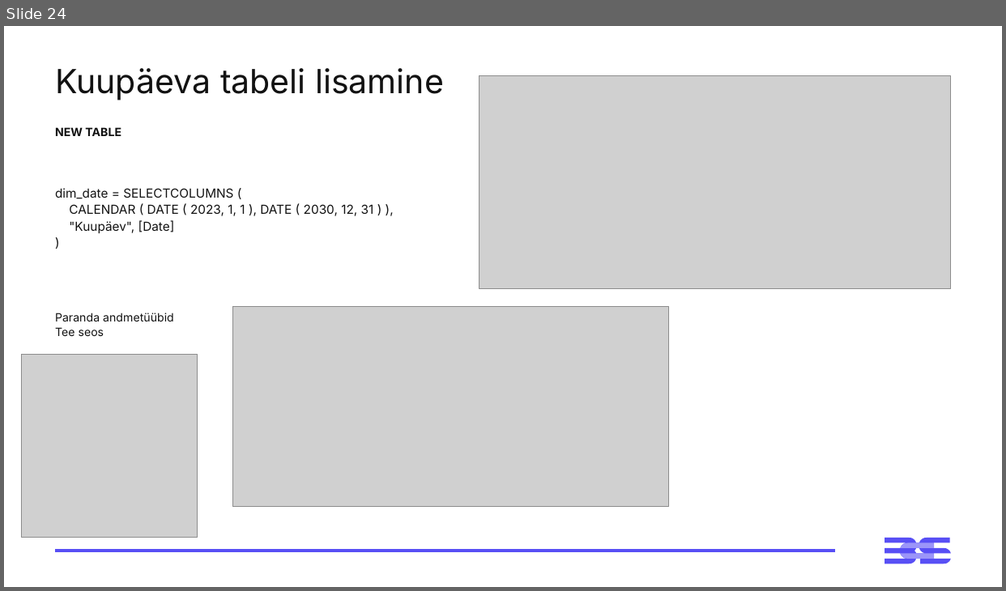
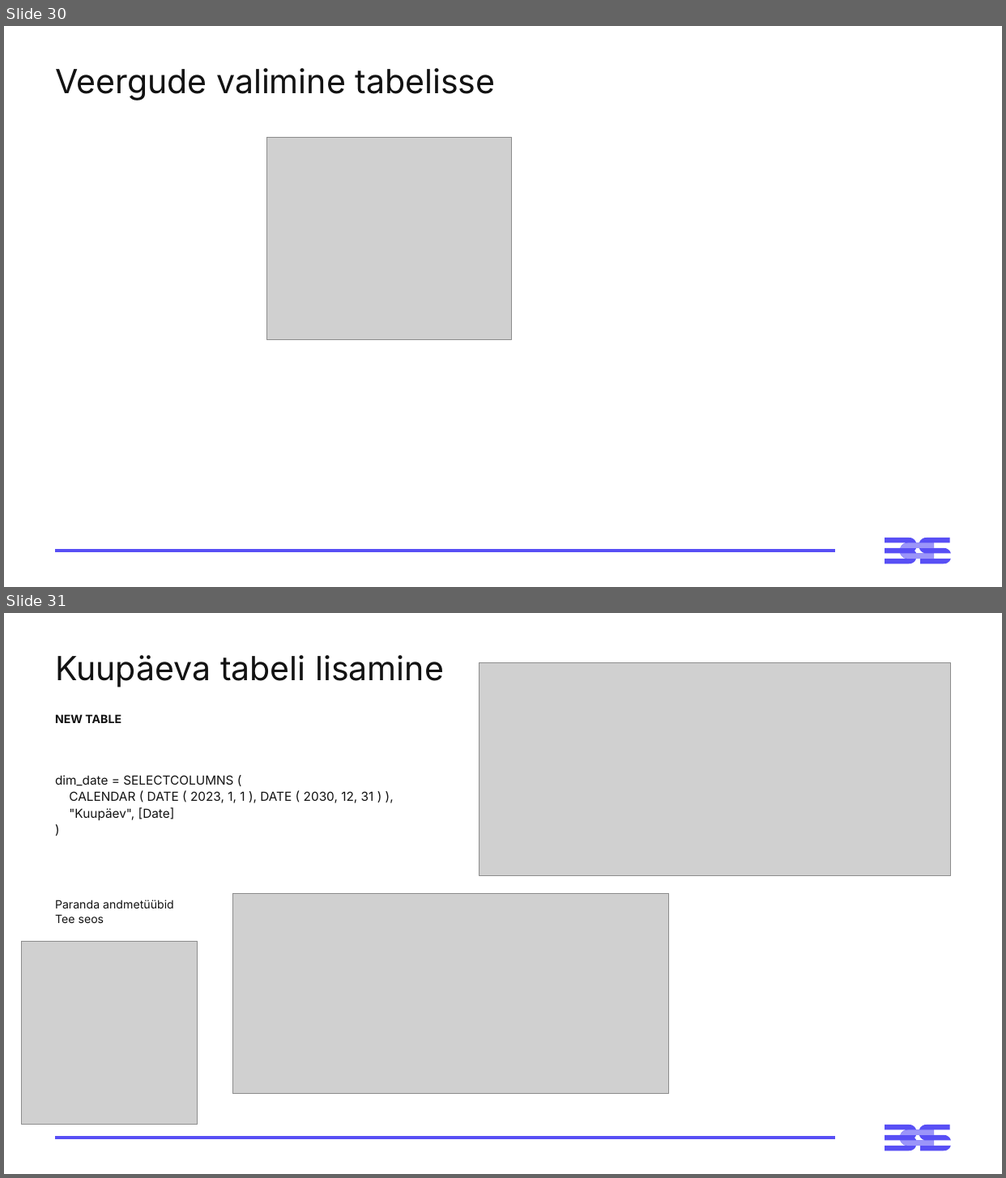
Before and after one commit to emilieabel/andmetarkus, a slide deck: Materjalid/Day4 Andmeplatvormid json/4-paev-andmetarkus-esitlus.pptx. Shown one above the other, each under a label of ours: slide 24 before the commit, slides 30 and 31 after it. The pictures are 1006x591 and 1006x1178 pixels, drawn with LibreOffice and Linux fonts; fonts in the diff are those of the drawing; grey boxes stand for pictures. Boxes give left, top, right and bottom in pixels: in the first picture for what was removed or moved away, otherwise in the second. Text is boxed around its words. In the diff, an @@ line names an element or a change of style, - is before the commit and + after.

```diff
--- a/Materjalid/Day4 Andmeplatvormid json/4-paev-andmetarkus-esitlus.pptx
+++ b/Materjalid/Day4 Andmeplatvormid json/4-paev-andmetarkus-esitlus.pptx
@@ slide 30 added at [4,26,1002,587], background #FFFFFF; not listed: 3 template elements that a slide beside it also shows @@
@@ title added at [55,68,496,101], 32 pt, text #121212 @@
+Veergude valimine tabelisse
@@ picture added at [267,138,513,340] @@
@@ what was slide 24 is now slide 31 @@
```
Also in this commit, not shown: 1 slide changed, 6 other slides added, 7 other files.
